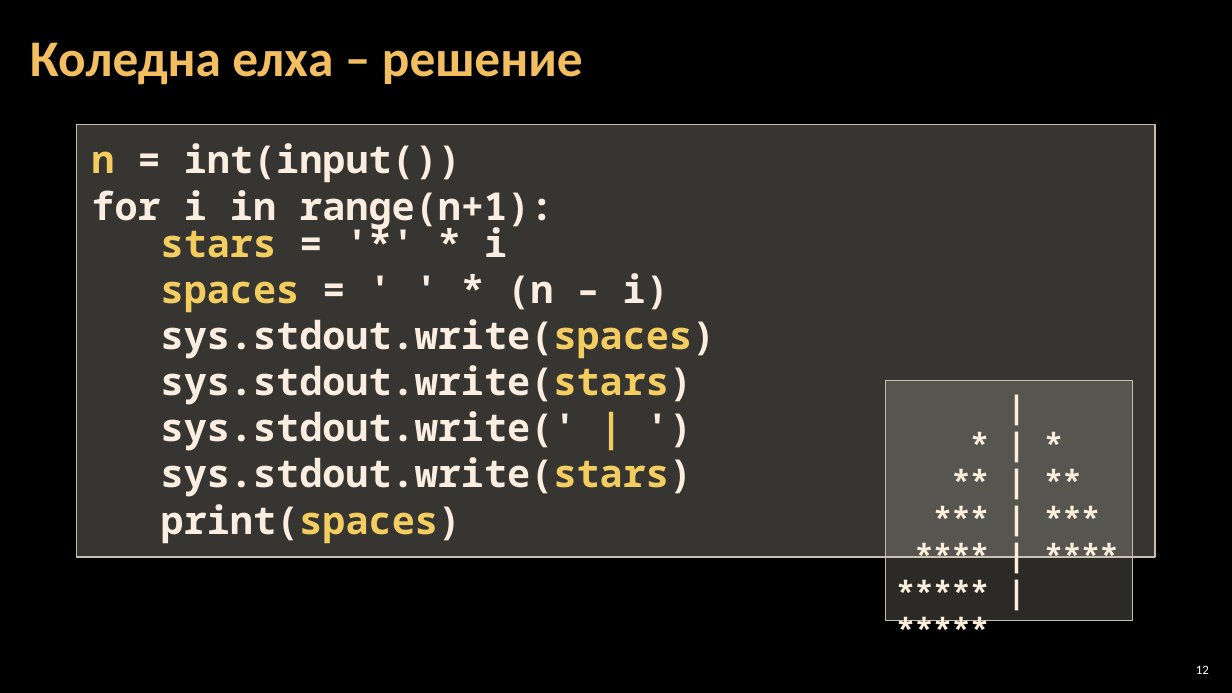
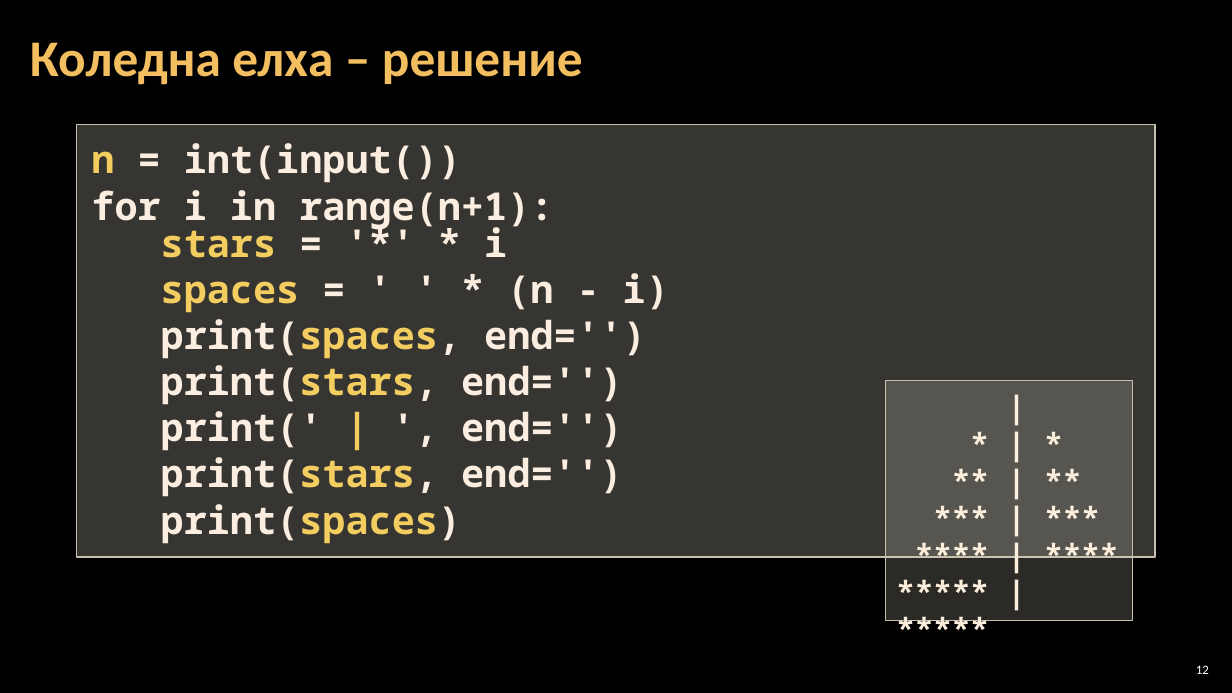
Before and after one commit to Software-University/Python-Basics, a slide deck: slide 12 of Python/6. Drawing-with-Loops/6. Drawing-with-Loops.pptx. Drawn at 1232x693 pixels with LibreOffice and Linux fonts; fonts in the diff are those of the drawing; background and template pictures are left out. Boxes give left, top, right and bottom in pixels: in the first picture for what was removed or moved away, otherwise in the second. Text is boxed around its words. In the diff, an @@ line names an element or a change of style, - is before the commit and + after.

```diff
--- a/Python/6. Drawing-with-Loops/6. Drawing-with-Loops.pptx
+++ b/Python/6. Drawing-with-Loops/6. Drawing-with-Loops.pptx
@@ text in rectangle at [161,273,669,497]: text changed @@
-spaces = ' ' * (n – i)
-sys.stdout.write(spaces)
-sys.stdout.write(stars)
-sys.stdout.write(' | ')
-sys.stdout.write(stars)
+spaces = ' ' * (n - i)
+print(spaces, end='')
+print(stars, end='')
+print(' | ', end='')
+print(stars, end='')
```
Also in this commit, not shown: 11 other slides changed, 12 other files.
